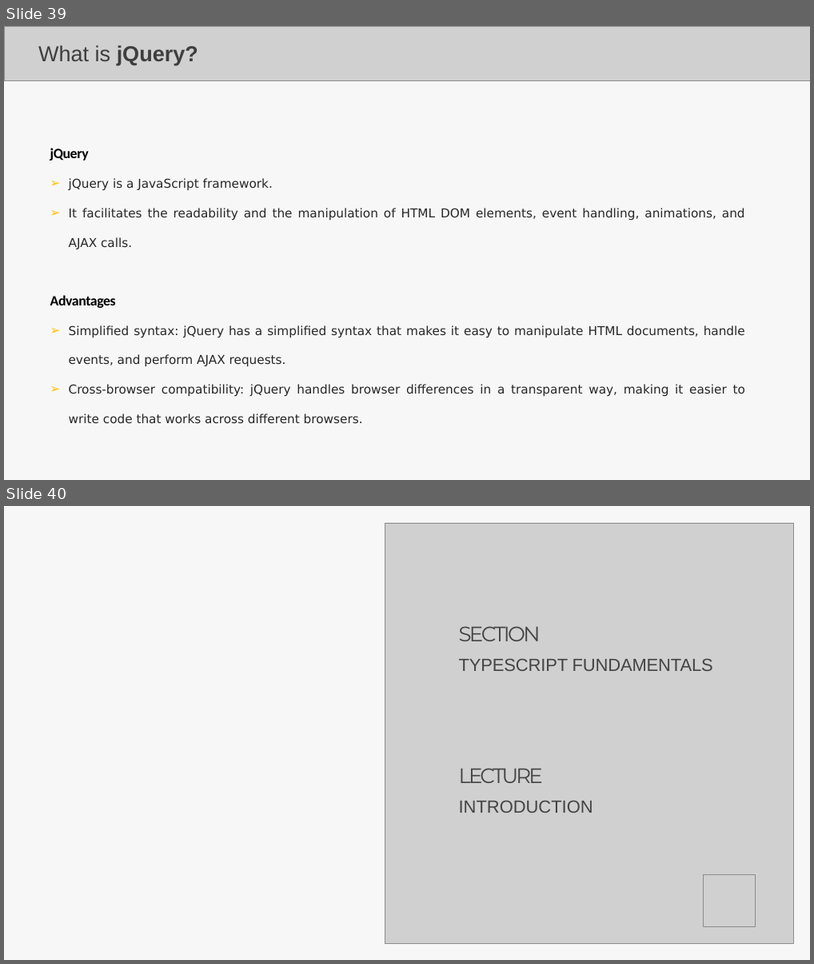
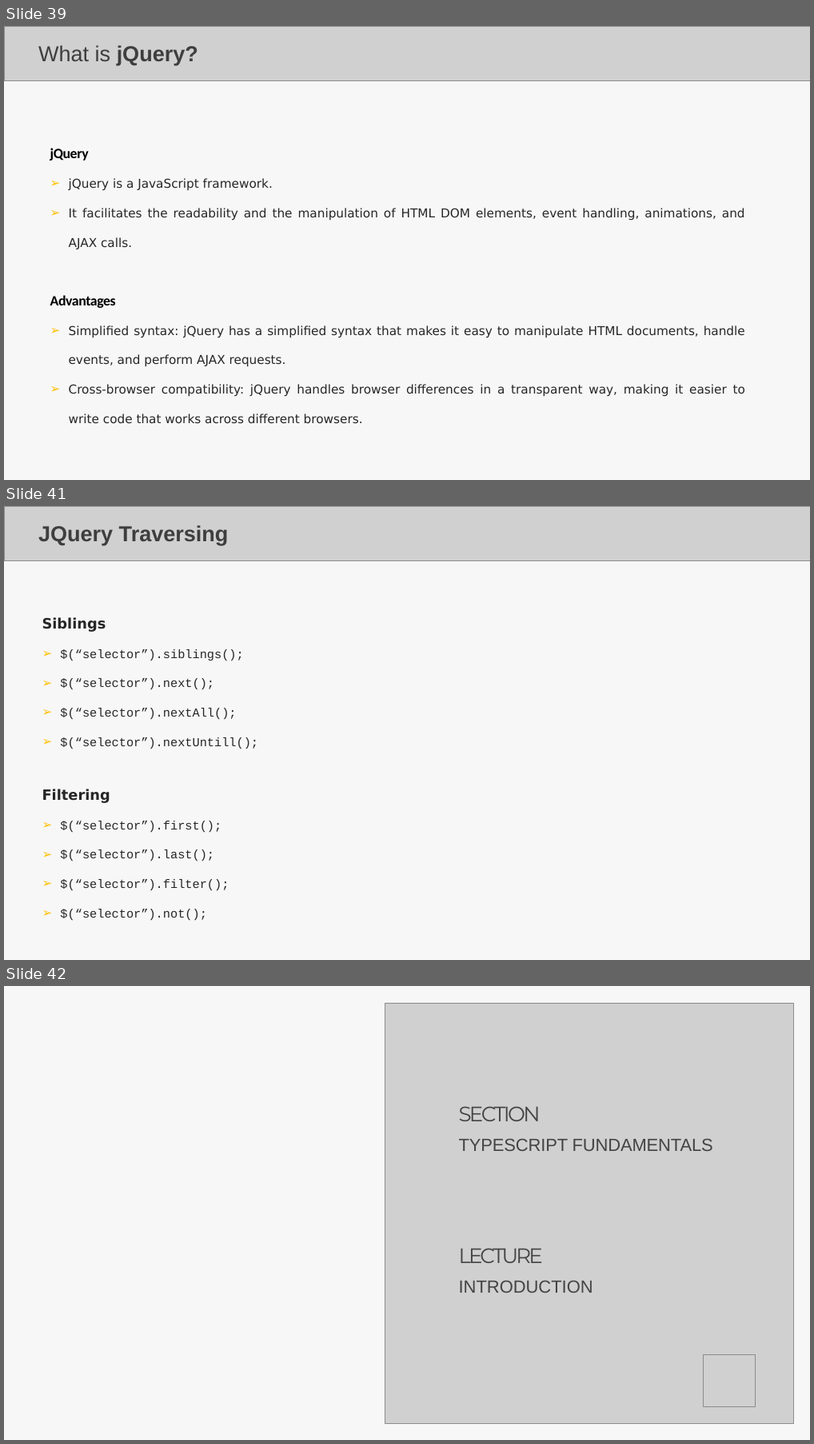
Before and after one commit to Aravindanchellam/UI-UX-Resources, a slide deck: Lecture_JS_TS.pptx. Shown one above the other, each under a label of ours: slides 39 and 40 before the commit, slides 39, 41 and 42 after it; the slides between them are not shown. The pictures are 814x964 and 814x1444 pixels, drawn with LibreOffice and Linux fonts; fonts in the diff are those of the drawing; grey boxes stand for pictures. Boxes give left, top, right and bottom in pixels: in the first picture for what was removed or moved away, otherwise in the second. Text is boxed around its words. In the diff, an @@ line names an element or a change of style, - is before the commit and + after.

```diff
--- a/Lecture_JS_TS.pptx
+++ b/Lecture_JS_TS.pptx
@@ slide 41 added at (4,506,810,960), background #FFFFFF; not listed: 1 template element that a slide beside it also shows @@
@@ picture added at (4,506,810,560) @@
@@ title added at (38,525,229,545), 42.5 pt, text #3E3E3E, bold @@
+JQuery Traversing
@@ text added at (42,617,258,748), 24 pt, text #262626 @@
+  Siblings
+  ➢ $(“selector”).siblings();
+  ➢ $(“selector”).next();
+  ➢ $(“selector”).nextAll();
+  ➢ $(“selector”).nextUntill();
@@ text added at (42,788,229,920), 24 pt, text #262626 @@
+  Filtering
+  ➢ $(“selector”).first();
+  ➢ $(“selector”).last();
+  ➢ $(“selector”).filter();
+  ➢ $(“selector”).not();
@@ what was slide 40 is now slide 42 @@
```
Also in this commit, not shown: 1 slide changed, 5 other slides added.
